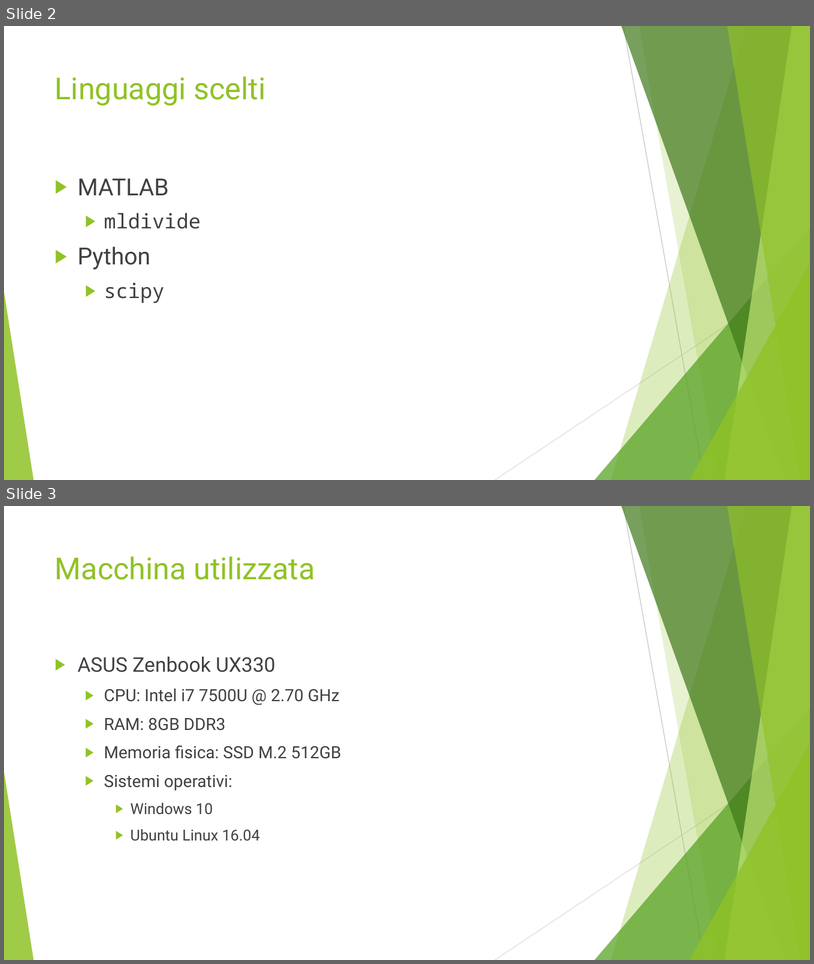
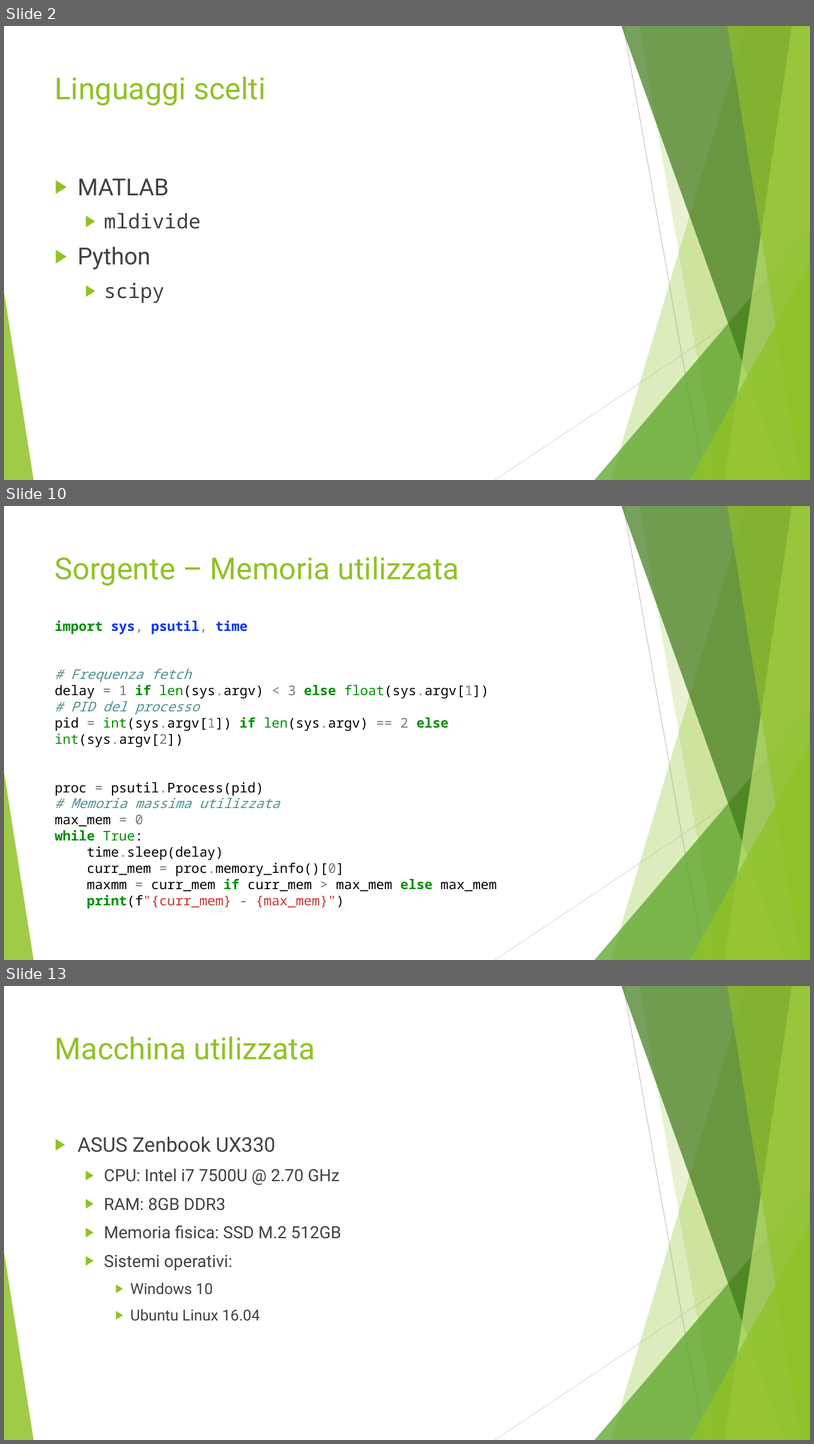
Before and after one commit to CostantiniMatteo/progetto-mcs, a slide deck: presentazione.pptx. Shown one above the other, each under a label of ours: slides 2 and 3 before the commit, slides 2, 10 and 13 after it; the slides between them are not shown. The pictures are 814x964 and 814x1444 pixels, drawn with LibreOffice and Linux fonts; fonts in the diff are those of the drawing. Boxes give left, top, right and bottom in pixels: in the first picture for what was removed or moved away, otherwise in the second. Text is boxed around its words. In the diff, an @@ line names an element or a change of style, - is before the commit and + after.

```diff
--- a/presentazione.pptx
+++ b/presentazione.pptx
@@ slide 10 added at (4, 506, 810, 960), background #FFFFFF; not listed: 10 template elements that a slide beside it also shows @@
@@ title added at (55, 556, 459, 586), 36 pt, text #90C226 @@
+Sorgente – Memoria utilizzata
@@ text added at (55, 620, 497, 908), 16 pt, text #000000 @@
+import sys, psutil, time
+# Frequenza fetch
+delay = 1 if len(sys.argv) < 3 else float(sys.argv[1])
+# PID del processo
+pid = int(sys.argv[1]) if len(sys.argv) == 2 else int(sys.argv[2])
+proc = psutil.Process(pid)
+# Memoria massima utilizzata
+max_mem = 0
+while True:
+time.sleep(delay)
+curr_mem = proc.memory_info()[0]
+maxmm = curr_mem if curr_mem > max_mem else max_mem
+print(f"{curr_mem} - {max_mem}")
@@ what was slide 3 is now slide 13 @@
```
Also in this commit, not shown: 2 slides changed, 7 other slides added, 2 other files.
